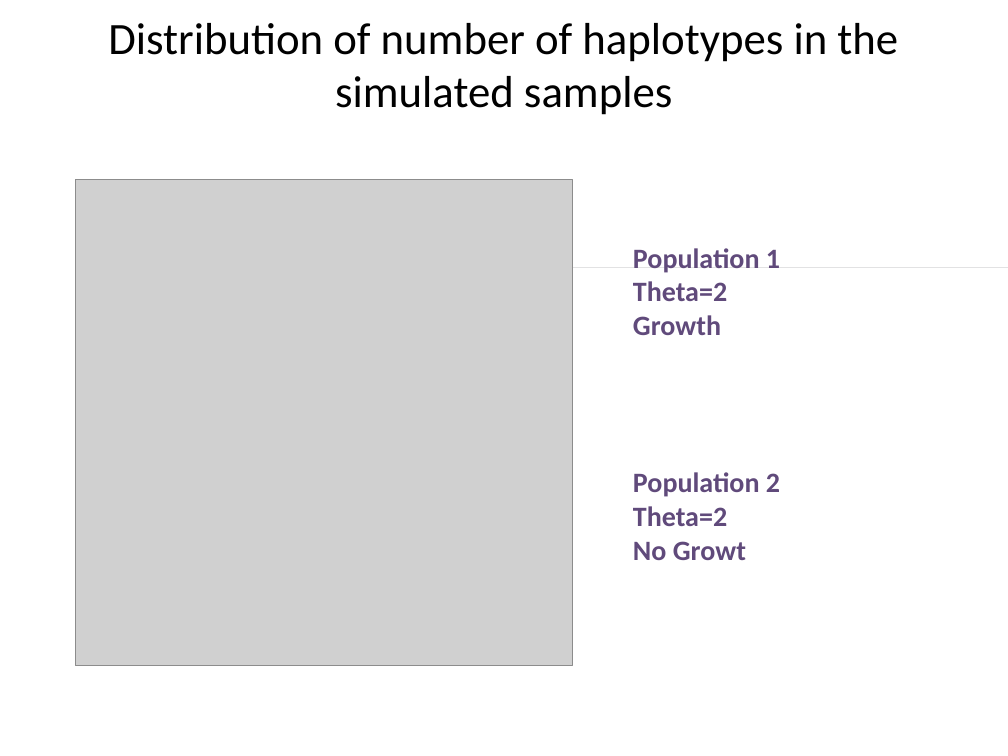
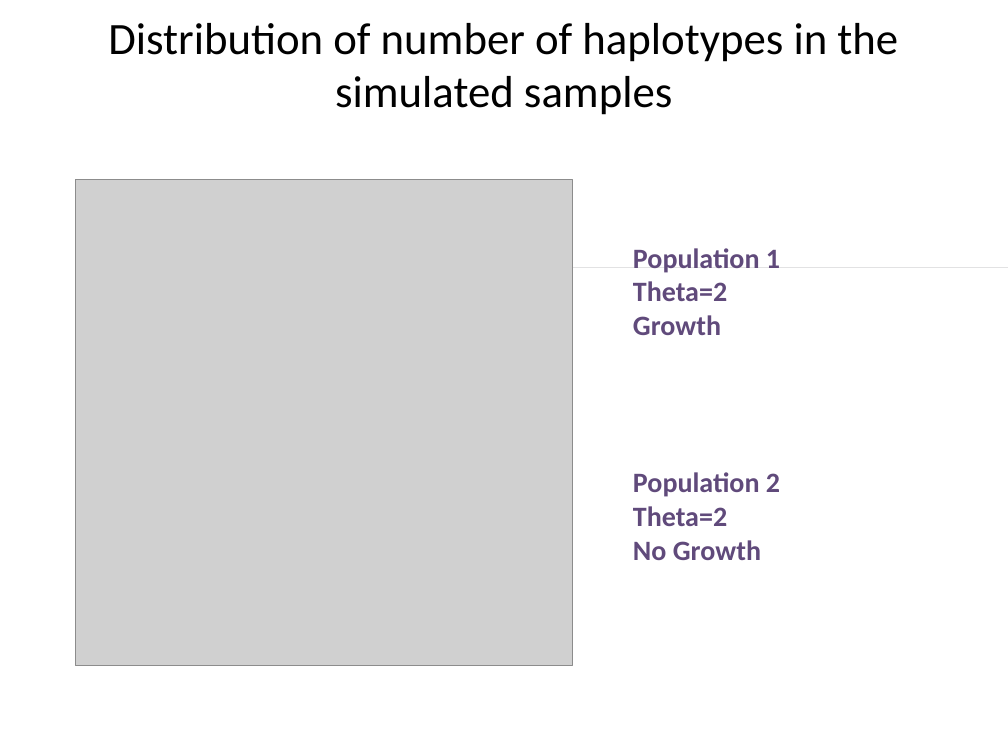
Before and after one commit to WaresLab/QuBar, a slide deck: slide 2 of Gamma thoughts.pptx. Drawn at 1008x756 pixels with LibreOffice and Linux fonts; fonts in the diff are those of the drawing; grey boxes stand for pictures. Boxes give left, top, right and bottom in pixels: in the first picture for what was removed or moved away, otherwise in the second. Text is boxed around its words. In the diff, an @@ line names an element or a change of style, - is before the commit and + after.

```diff
--- a/Gamma thoughts.pptx
+++ b/Gamma thoughts.pptx
@@ text at (633,540,761,560): text changed @@
-No Growt
+No Growth
```
Also in this commit, not shown: 5 other files.
